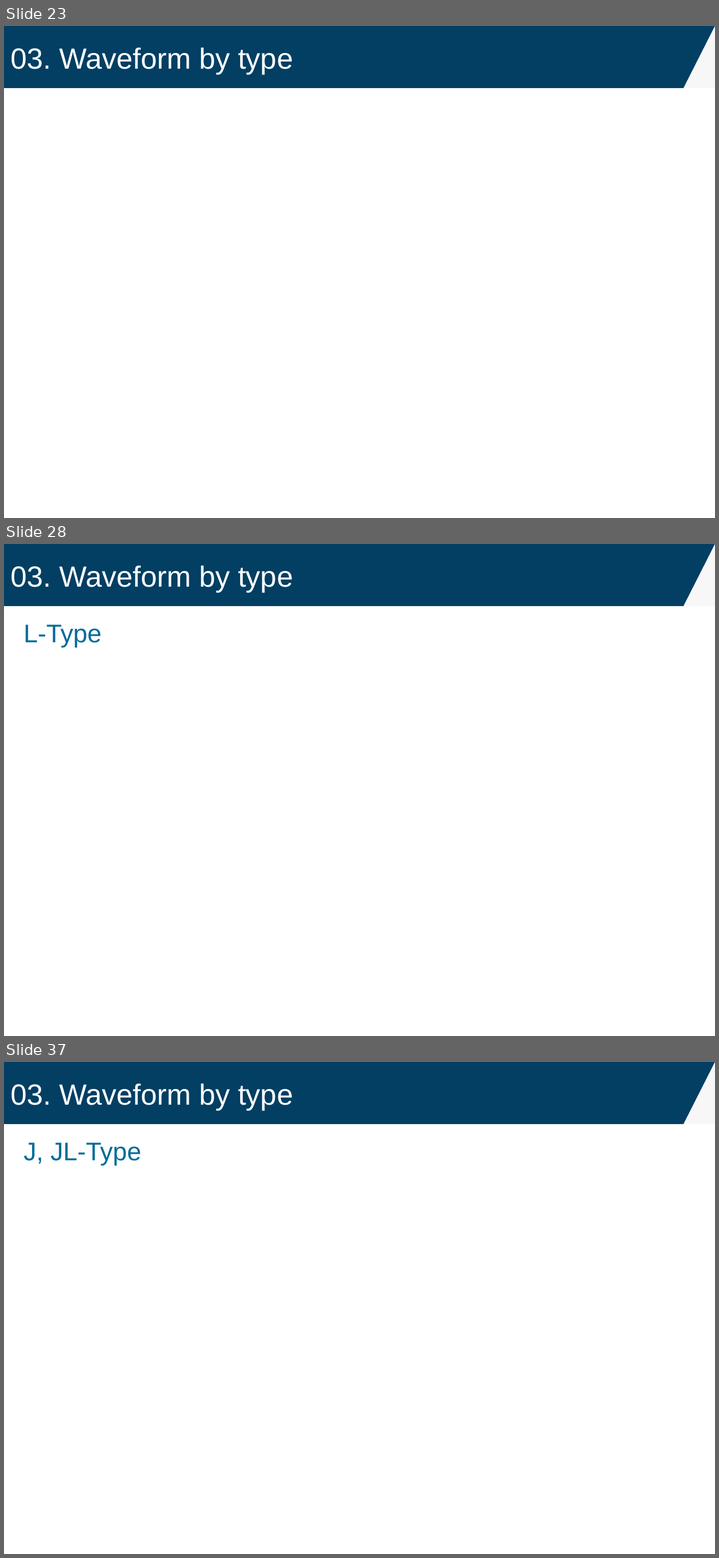
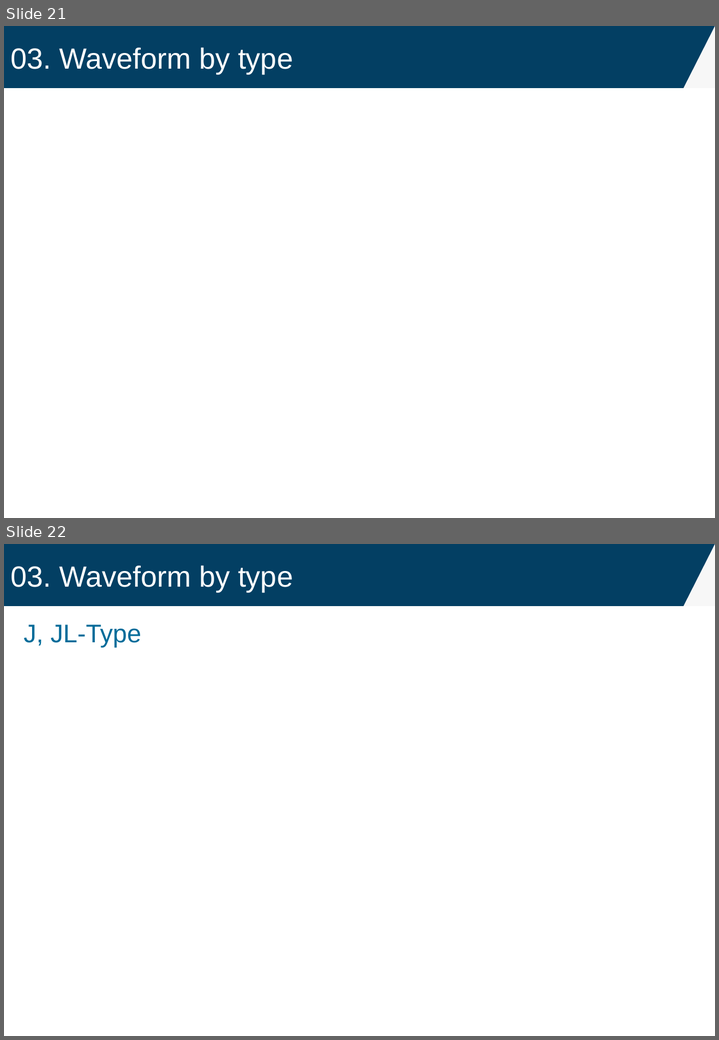
Before and after one commit to oriraccoon/Harman_ComputerArchitecture, a slide deck: RISC-V MultiCycle CPU Peripherals_김지환.pptx. Shown one above the other, each under a label of ours: slides 23, 28 and 37 before the commit, slides 21 and 22 after it; the slides between them are not shown. The pictures are 719x1558 and 719x1040 pixels, drawn with LibreOffice and Linux fonts; fonts in the diff are those of the drawing. Boxes give left, top, right and bottom in pixels: in the first picture for what was removed or moved away, otherwise in the second. Text is boxed around its words. In the diff, an @@ line names an element or a change of style, - is before the commit and + after.

```diff
--- a/RISC-V MultiCycle CPU Peripherals_김지환.pptx
+++ b/RISC-V MultiCycle CPU Peripherals_김지환.pptx
@@ slide 28 removed at [4,544,715,1036], background #FFFFFF @@
@@ rectangle removed at [4,544,715,606] @@
@@ right triangle removed at [683,544,715,606] @@
@@ text removed at [10,566,293,592] @@
-03. Waveform by type
@@ text removed at [23,624,101,648] @@
-L-Type
@@ what was slide 23 is now slide 21 @@
@@ what was slide 37 is now slide 22 @@
```
Also in this commit, not shown: 2 slides changed, 14 other slides removed, 2 other files.
